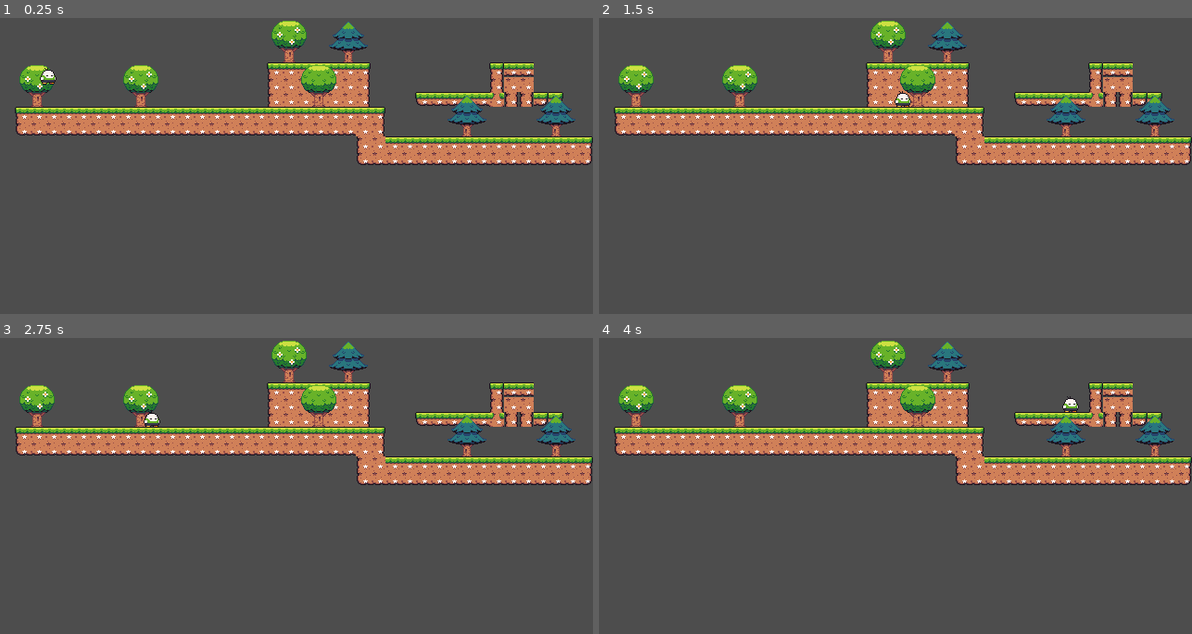
Above: before the commit, frames 1-4 (two rows, left to right).
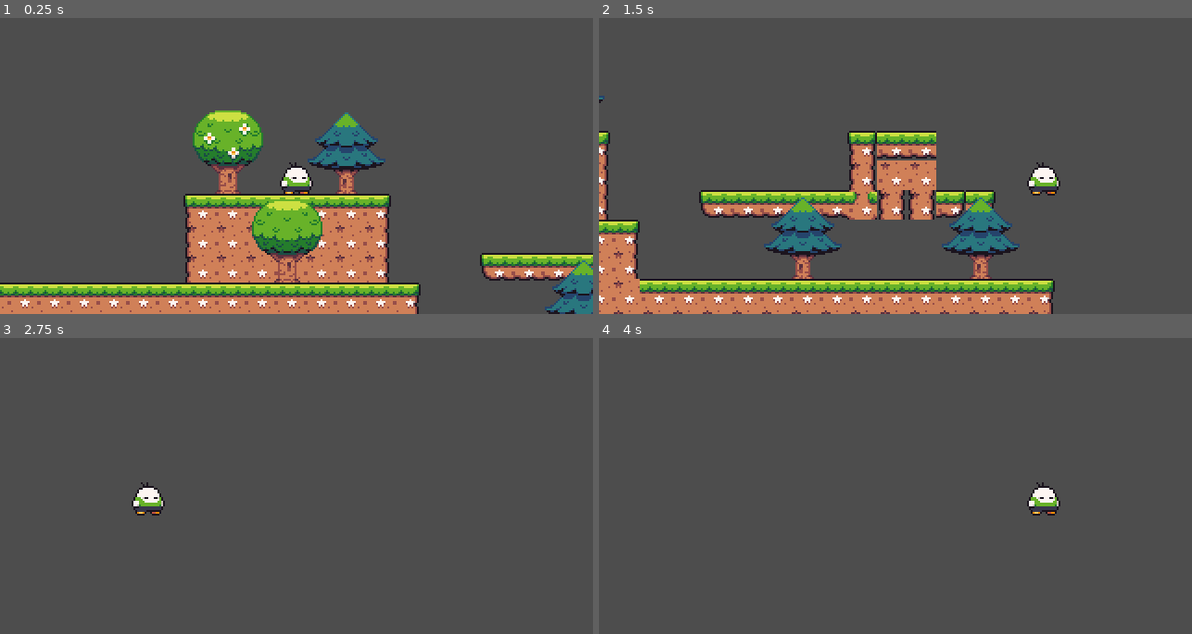
Above: after the commit, the same moments.

Repository: LucasMarquesMd/Godot-projects
Game: Godot game, scene res://levels/World_01.tscn
Two runs of this game, one before a commit and one after it. Both use one fixed random seed, a clock stepped at 60 frames per second and the inputs below.
Inputs:
- Up to frame 1 (0.25 s): no input
- Up to frame 2 (1.5 s): tap Enter (ui_accept) at 0.5, 0.77 s; hold Right (ui_right) from 0.53 s (still down)
- Up to frame 3 (2.75 s): tap Enter (ui_accept) at 1.52 s; release Right (ui_right) at 2.03 s; hold Left (ui_left) from 2.03 s (still down)
- Up to frame 4 (4 s): release Left (ui_left) at 2.78 s; hold Right (ui_right) from 2.78 s (still down); tap Enter (ui_accept) at 3.02, 3.77 s

The runs differ from the first frame. In frame 1, 40% of the frame differs, in the area x 0-100%, y 0-100%; in frame 2, 38%; in frame 3, 17%; in frame 4, 18%.

Commit message:
Camadas, Máscaras e Câmera

Diff:
--- /dev/null
+++ b/platform-2d-godot-4.0/actors/player.tscn
@@ -0,0 +1,53 @@
+[gd_scene load_steps=7 format=3 uid="uid://bhh6db4abdirp"]
+
+[ext_resource type="Script" uid="uid://dphrdecdcghps" path="res://scripts/player.gd" id="1_mvpqy"]
+[ext_resource type="Texture2D" uid="uid://pe50flt7j7mu" path="res://Assets/Sprite Pack 2/2 - Mr. Mochi/Idle (32 x 32).png" id="2_1yqc4"]
+
+[sub_resource type="AtlasTexture" id="AtlasTexture_14mdu"]
+atlas = ExtResource("2_1yqc4")
+region = Rect2(0, 0, 32, 32)
+
+[sub_resource type="AtlasTexture" id="AtlasTexture_oir2h"]
+atlas = ExtResource("2_1yqc4")
+region = Rect2(32, 0, 32, 32)
+
+[sub_resource type="SpriteFrames" id="SpriteFrames_0msum"]
+animations = [{
+"frames": [{
+"duration": 1.0,
+"texture": SubResource("AtlasTexture_14mdu")
+}, {
+"duration": 1.0,
+"texture": SubResource("AtlasTexture_oir2h")
+}],
+"loop": true,
+"name": &"Idle",
+"speed": 5.0
+}]
+
+[sub_resource type="RectangleShape2D" id="RectangleShape2D_mvpqy"]
+size = Vector2(14, 13)
+
+[node name="player" type="CharacterBody2D"]
+position = Vector2(0, -16)
+collision_mask = 2
+script = ExtResource("1_mvpqy")
+
+[node name="Anime" type="AnimatedSprite2D" parent="."]
+sprite_frames = SubResource("SpriteFrames_0msum")
+animation = &"Idle"
+autoplay = "Idle"
+
+[node name="CollisionShape2D" type="CollisionShape2D" parent="."]
+position = Vector2(0, 8.5)
+shape = SubResource("RectangleShape2D_mvpqy")
+
+[node name="Camera" type="Camera2D" parent="."]
+limit_left = -50
+limit_smoothed = true
+position_smoothing_speed = 3.0
+drag_horizontal_enabled = true
+drag_left_margin = 0.5
+drag_right_margin = 0.5
+editor_draw_limits = true
+editor_draw_drag_margin = true
--- a/platform-2d-godot-4.0/levels/World_01.tscn
+++ b/platform-2d-godot-4.0/levels/World_01.tscn
@@ -1,9 +1,8 @@
-[gd_scene load_steps=16 format=3 uid="uid://j5g7rajnlpo2"]
+[gd_scene load_steps=10 format=3 uid="uid://j5g7rajnlpo2"]
 
-[ext_resource type="Texture2D" uid="uid://pe50flt7j7mu" path="res://Assets/Sprite Pack 2/2 - Mr. Mochi/Idle (32 x 32).png" id="1_cr5m4"]
 [ext_resource type="Texture2D" uid="uid://das3325b5v1ha" path="res://Assets/Seasonal Tilesets/1 - Grassland/Terrain (16 x 16).png" id="1_gqt7r"]
-[ext_resource type="Script" uid="uid://dphrdecdcghps" path="res://scripts/player.gd" id="1_iba22"]
 [ext_resource type="Texture2D" uid="uid://cr5ct8lyao8jd" path="res://Assets/Seasonal Tilesets/1 - Grassland/Grassland_entities (16 x 16).png" id="2_vkln7"]
+[ext_resource type="PackedScene" uid="uid://bhh6db4abdirp" path="res://actors/player.tscn" id="3_vqxh8"]
 
 [sub_resource type="TileMapPattern" id="TileMapPattern_36tpd"]
 tile_data = PackedInt32Array(0, 589825, 1)
@@ -93,9 +92,6 @@
 
 [sub_resource type="TileSetAtlasSource" id="TileSetAtlasSource_q0dw6"]
 texture = ExtResource("2_vkln7")
-15:2/0 = 0
-16:2/0 = 0
-17:2/0 = 0
 14:4/0 = 0
 15:4/0 = 0
 16:4/0 = 0
@@ -103,13 +99,6 @@
 18:4/0 = 0
 1:5/0 = 0
 3:5/0 = 0
-5:5/0 = 0
-6:5/0 = 0
-7:5/0 = 0
-9:5/0 = 0
-10:5/0 = 0
-11:5/0 = 0
-12:5/0 = 0
 14:5/0 = 0
 16:5/0 = 0
 18:5/0 = 0
@@ -119,41 +108,20 @@
 5:1/0 = 0
 9:1/size_in_atlas = Vector2i(3, 3)
 9:1/0 = 0
+15:2/size_in_atlas = Vector2i(3, 1)
+15:2/0 = 0
+9:5/size_in_atlas = Vector2i(4, 1)
+9:5/0 = 0
+5:5/size_in_atlas = Vector2i(3, 1)
+5:5/0 = 0
 
 [sub_resource type="TileSet" id="TileSet_cwd3j"]
-physics_layer_0/collision_layer = 1
+physics_layer_0/collision_layer = 2
 sources/0 = SubResource("TileSetAtlasSource_yb28w")
 sources/1 = SubResource("TileSetAtlasSource_q0dw6")
 pattern_0 = SubResource("TileMapPattern_36tpd")
 pattern_1 = SubResource("TileMapPattern_jop75")
 pattern_2 = SubResource("TileMapPattern_jubnn")
-
-[sub_resource type="AtlasTexture" id="AtlasTexture_14mdu"]
-atlas = ExtResource("1_cr5m4")
-region = Rect2(0, 0, 32, 32)
-
-[sub_resource type="AtlasTexture" id="AtlasTexture_oir2h"]
-atlas = ExtResource("1_cr5m4")
-region = Rect2(32, 0, 32, 32)
-
-[sub_resource type="SpriteFrames" id="SpriteFrames_0msum"]
-animations = [{
-"frames": [{
-"duration": 1.0,
-"texture": SubResource("AtlasTexture_14mdu")
-}, {
-"duration": 1.0,
-"texture": SubResource("AtlasTexture_oir2h")
-}],
-"loop": true,
-"name": &"Idle",
-"speed": 5.0
-}]
-
-[sub_resource type="CapsuleShape2D" id="CapsuleShape2D_bj217"]
-
-[sub_resource type="RectangleShape2D" id="RectangleShape2D_iba22"]
-size = Vector2(415, 17)
 
 [node name="World-01" type="Node2D"]
 
@@ -165,20 +133,5 @@
 layer_1/name = "trees"
 layer_1/tile_data = PackedInt32Array(393253, 327681, 1, 262146, 589825, 1, 262153, 589825, 1, 262165, 65537, 1, 393247, 327681, 1, 65555, 589825, 1, 65559, 327681, 1)
 
-[node name="player" type="CharacterBody2D" parent="."]
-position = Vector2(52, 27)
-script = ExtResource("1_iba22")
-
-[node name="Anime" type="AnimatedSprite2D" parent="player"]
-sprite_frames = SubResource("SpriteFrames_0msum")
-animation = &"Idle"
-autoplay = "Idle"
-
-[node name="CollisionShape2D" type="CollisionShape2D" parent="player"]
-shape = SubResource("CapsuleShape2D_bj217")
-
-[node name="StaticBody2D" type="StaticBody2D" parent="."]
-
-[node name="CollisionShape2D" type="CollisionShape2D" parent="StaticBody2D"]
-position = Vector2(209, 145)
-shape = SubResource("RectangleShape2D_iba22")
+[node name="player" parent="." instance=ExtResource("3_vqxh8")]
+position = Vector2(349, 11)
--- a/platform-2d-godot-4.0/project.godot
+++ b/platform-2d-godot-4.0/project.godot
@@ -20,6 +20,14 @@
 window/size/viewport_width=640
 window/size/viewport_height=320
 window/stretch/mode="viewport"
+window/stretch/scale=2.0
+
+[layer_names]
+
+2d_physics/layer_1="player"
+2d_physics/layer_2="world"
+2d_physics/layer_3="enemies"
+2d_physics/layer_4="items"
 
 [rendering]
 
